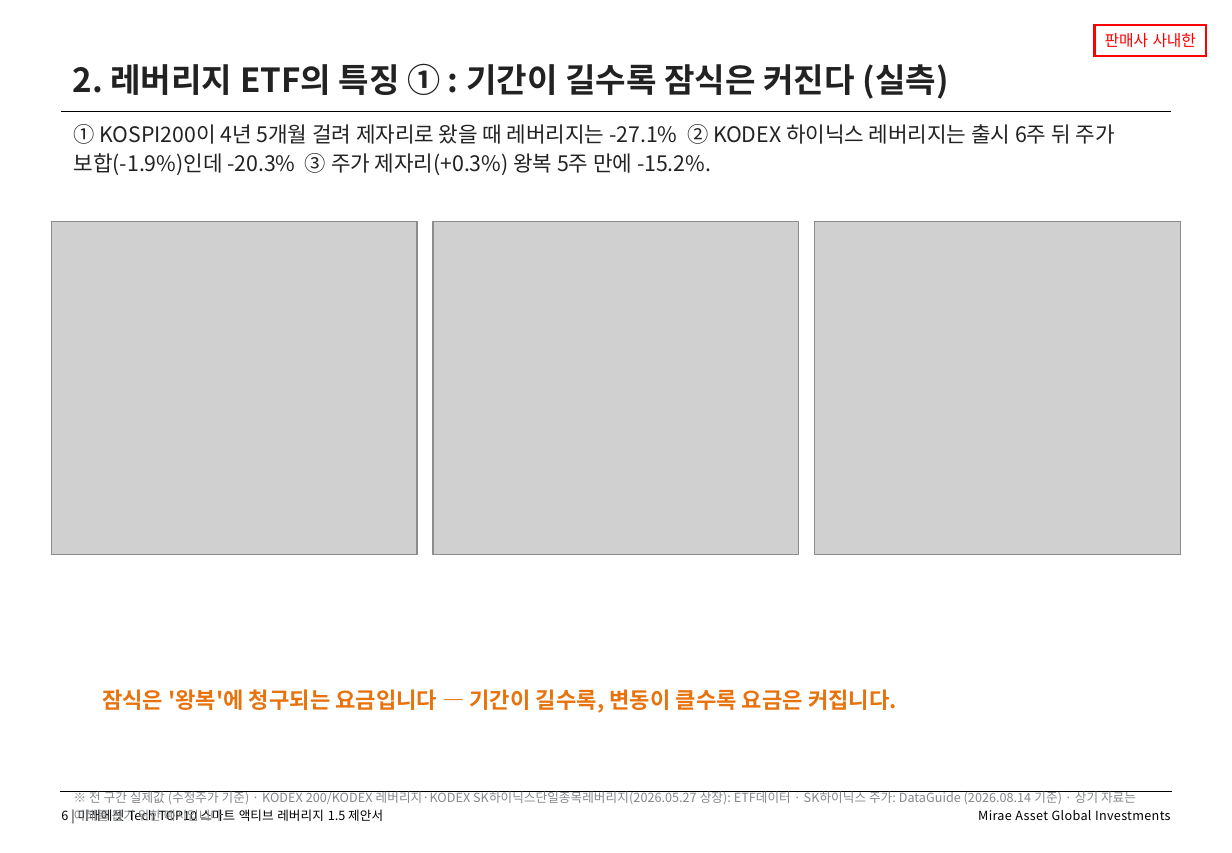
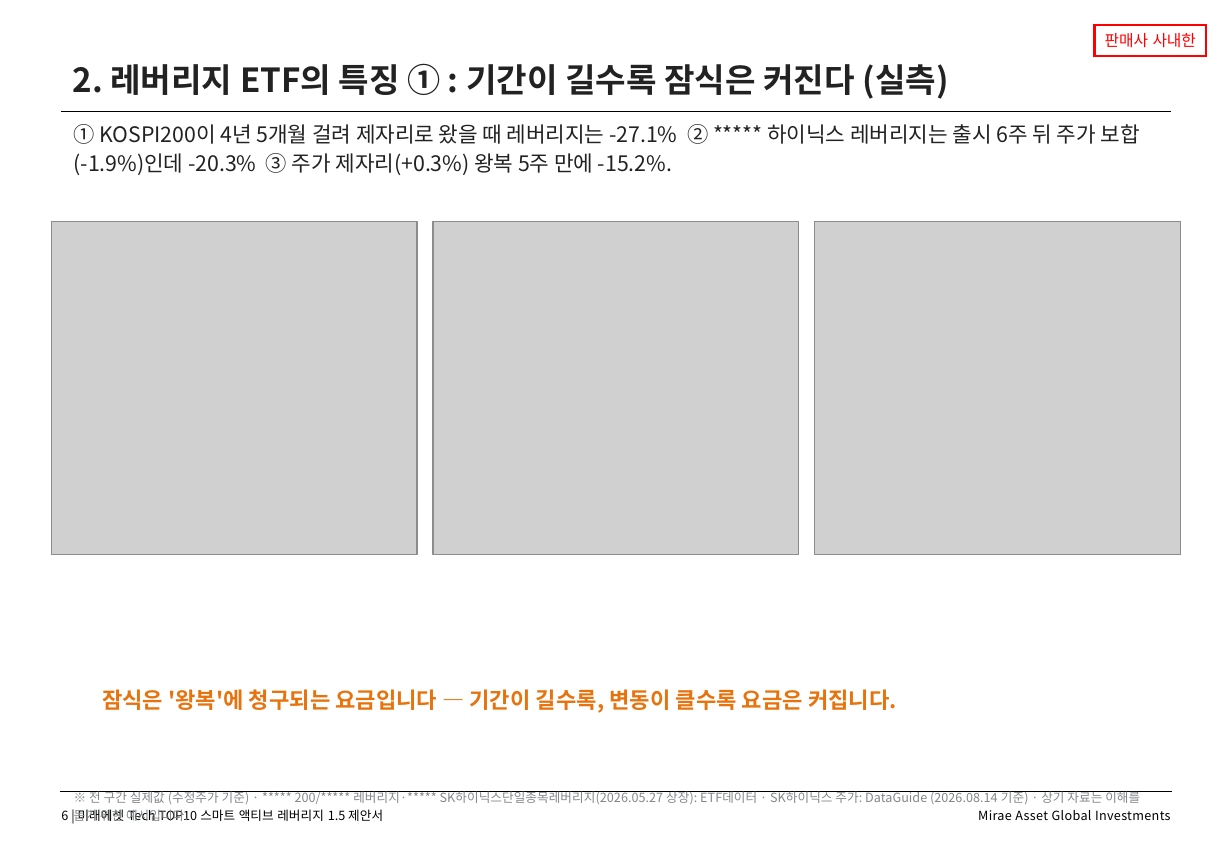
Before and after one commit to gamer383-bit/Volatility-Fund, a slide deck: slide 6 of 제안서/Tech_TOP10_스마트액티브레버리지15_v1_20260812.pptx. Drawn at 1232x853 pixels with LibreOffice and Linux fonts; fonts in the diff are those of the drawing; grey boxes stand for pictures. Boxes give left, top, right and bottom in pixels: in the first picture for what was removed or moved away, otherwise in the second. Text is boxed around its words. In the diff, an @@ line names an element or a change of style, - is before the commit and + after.

```diff
--- a/제안서/Tech_TOP10_스마트액티브레버리지15_v1_20260812.pptx
+++ b/제안서/Tech_TOP10_스마트액티브레버리지15_v1_20260812.pptx
@@ text at box(74, 124, 1140, 175): text changed @@
-① KOSPI200이 4년 5개월 걸려 제자리로 왔을 때 레버리지는 -27.1% ② KODEX 하이닉스 레버리지는 출시 6주 뒤 주가 보합(-1.9%)인데 -20.3% ③ 주가 제자리(+0.3%) 왕복 5주 만에 -15.2%.
+① KOSPI200이 4년 5개월 걸려 제자리로 왔을 때 레버리지는 -27.1% ② ***** 하이닉스 레버리지는 출시 6주 뒤 주가 보합(-1.9%)인데 -20.3% ③ 주가 제자리(+0.3%) 왕복 5주 만에 -15.2%.
@@ text at box(89, 791, 1140, 821): text changed @@
-※ 전 구간 실제값 (수정주가 기준) · KODEX 200/KODEX 레버리지·KODEX SK하이닉스단일종목레버리지(2026.05.27 상장): ETF데이터 · SK하이닉스 주가: DataGuide (2026.08.14 기준) · 상기 자료는 이해를 돕기 위한 예시입니다.
+※ 전 구간 실제값 (수정주가 기준) · ***** 200/***** 레버리지·***** SK하이닉스단일종목레버리지(2026.05.27 상장): ETF데이터 · SK하이닉스 주가: DataGuide (2026.08.14 기준) · 상기 자료는 이해를 돕기 위한 예시입니다.
```
Also in this commit, not shown: 1 other slide changed, 5 other files.
